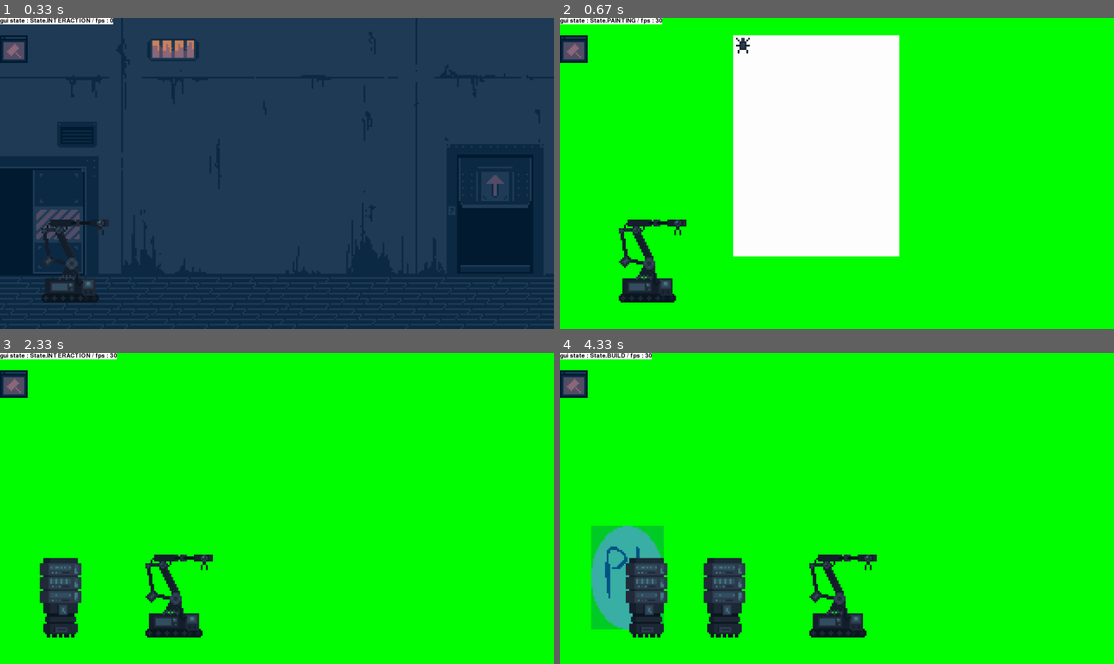
Above: before the commit, frames 1-4 (two rows, left to right).
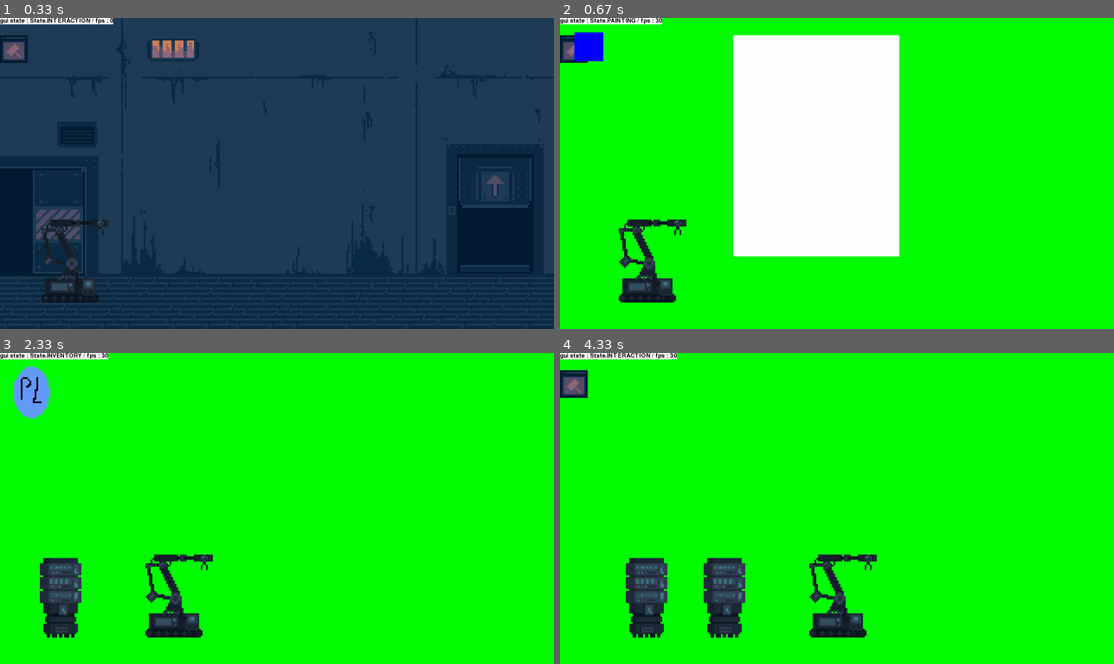
Above: after the commit, the same moments.

Repository: PouchyCorp/TrophNSI
Game: pygame game, started from sources/main.py
The game is run twice, just before and just after one commit, with the same random seed, the same clock (stepped at 60 frames per second) and the same inputs.
Inputs (mouse positions are in pixels of both pictures, inside the frame that each line leads up to):
- Up to frame 1 (0.33 s): no input
- Up to frame 2 (0.67 s): hold Space from 0.33 s (still down); hold Left from 0.33 s (still down); move the mouse to (825, 210) at 0.37 s
- Up to frame 3 (2.33 s): release Space at 0.87 s; release Left at 0.87 s; click (254, 480) at 0.95 s; hold Left 1.23-1.77 s; tap Space at 1.3, 1.6, 1.87, 2.2 s; hold Down 1.8-2.1 s; hold Left from 2.13 s (still down); move the mouse to (72, 477) at 2.17 s; tap B at 2.28 s
- Up to frame 4 (4.33 s): tap Space at 2.5, 2.63, 3.7 s; release Left at 2.53 s; hold Up 2.57-2.93 s; hold Down 3.63-4 s; tap B at 3.78 s; click (593, 393) at 4.08 s

Frame 1 is identical in both runs. In frame 2, 0.6% of the frame differs, in the area x 2-35%, y 4-15%; in frame 3, 1.3%; in frame 4, 3.1%, in the area x 5-22%, y 0-89%.

Commit message:
réparation de plein de trucs

Diff:
--- a/sources/main.py
+++ b/sources/main.py
@@ -46,6 +46,7 @@
     DESTRUCTION = auto()
     INVENTORY = auto()
     PAINTING = auto()
+    PLACING_CHIP = auto()
 
 
 
@@ -64,6 +65,8 @@
 
 build_mode : Build_mode = Build_mode()
 destruction_mode : Destruction_mode = Destruction_mode()
+
+test_painting = Painting()
 
 if __name__ == '__main__':
     while True:
@@ -108,12 +111,13 @@
                             current_room = eval('R'+str(current_room.num-1))
 
                     case pg.K_LEFT:
-                        gui_state = State.PAINTING
-                        former_room = current_room
-                        current_room = P
-                        test_painting = Painting()
-                        from random import randint, choice
-                        ch = Chip([[choice([("#"+str(randint(0,9))+str(randint(0,9))+str(randint(0,9))+str(randint(0,9))+str(randint(0,9))+str(randint(0,9))),""]) for k in range(randint(3,9))] for k in range(randint(5,7))])
+                        if current_room != P:
+                            gui_state = State.PAINTING
+                            former_room = current_room
+                            current_room = P
+                            # TESTING
+                            test_surf = pg.Surface((100,100))
+                            test_surf.fill("blue")
 
                     case pg.K_RIGHT:
                         if current_room == P:
@@ -165,10 +169,15 @@
                                         popups.append(Popup('bip boup erreur erreur'))
 
                     case State.PAINTING:
+                        if 50 <= mouse_pos.x <= 150 and 50 <= mouse_pos.x <= 150:
+                            gui_state = State.PLACING_CHIP
+
+
+                    case State.PLACING_CHIP:
                         if test_painting.coord.x <= mouse_pos.x <= test_painting.coord.x+576 and test_painting.coord.y <= mouse_pos.y <= test_painting.coord.y+768:
-                            print(ch.patern)
+                            ch = Chip([["#000000" for k in range(4)] for k in range(4)])
                             ch.paint(Coord(666,(mouse_pos.x-test_painting.coord.x, mouse_pos.y-test_painting.coord.y)),test_painting,WIN)
-                            ch.draw(WIN)
+                            gui_state = State.PAINTING
 
         #cntr = time.time()
 
@@ -183,9 +192,9 @@
             build_mode.show_hologram(WIN, mouse_pos)
             build_mode.show_room_holograms(WIN, current_room)
 
-        if gui_state is State.PAINTING:
+        if gui_state is State.PAINTING or gui_state is State.PLACING_CHIP:
             test_painting.draw(WIN)
-            ch.draw(WIN)
+            WIN.blit(test_surf,(50,50))
 
         #temporary test
         #WIN.blit(sprite.ROUNDED_WINDOW_TEST, (500, 500))
--- a/sources/objects/chip.py
+++ b/sources/objects/chip.py
@@ -18,9 +18,10 @@
 
     def paint(self, clic : Coord, canva : Painting,win):
         clic.xy = clic.get_pixel_perfect(0,12)
-        print(clic.xy)
+        clic.x,clic.y = clic.xy
         X,Y = 0,0
         self.patern_line, self.patern_col = len(self.patern), len(self.patern[0])
+
         for y in range(63):
             for x in range(47):
                 self.check(clic,canva,x,y,X,Y)
@@ -31,6 +32,7 @@
                 Y += 1
                 if self.patern_col != 0:
                     self.patern_col = 0
+                    self.drawing = False
             X = 0
 
     def check(self,clic,canva,x,y,X,Y):
@@ -39,7 +41,6 @@
             self.start = True
 
         if self.start:
-            print(clic.x, x*12, self.patern_line)
             if clic.x == x*12 and self.patern_line != 0:
                 self.drawing = True
                 Y = 0
@@ -53,7 +54,7 @@
                 self.patern_col -= 1
 
             if self.patern_col == 0:
-                self.patern_col = len(self.patern[self.patern_line-1])
+                self.patern_col = len(self.patern[0])
                 self.patern_line -= 1
                 self.drawing = False
 
